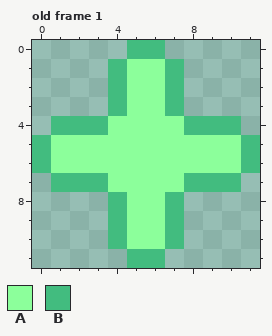
Two states of a pixel-art file, assets/aseprite/powerUps/life_up.aseprite. The picture above was drawn from the file before the commit.
12x12 pixels, 1 frame. Shown: old frame 1. The commit also changed other frames, which this record leaves out.
Palette (. is transparent): A #8cff9b  B #42bc7f
Pixels before, old frame 1, first column x 0:
 0 .....BB.....
 1 ....BAAB....
 2 ....BAAB....
 3 ....BAAB....
 4 .BBBAAAABBB.
 5 BAAAAAAAAAAB
 6 BAAAAAAAAAAB
 7 .BBBAAAABBB.
 8 ....BAAB....
 9 ....BAAB....
10 ....BAAB....
11 .....BB.....
The same view after the edit:
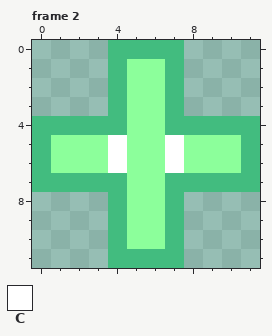
Colours new in this view: C #ffffff
A new or re-ordered frame is compared with the old frame closest to it.
What changed:
frames 1 -> 8
Frame 2 is new; against old frame 1:
Colour B is added in row 0 at x 4 and 7; in row 4 at x 0 and 11; in row 7 at x 0 and 11; in row 11 at x 4 and 7.
Colour B replaces colour A in row 4 at x 4 and 7; in row 7 at x 4 and 7.
Colour C replaces colour A in rows 5 to 6 at x 4 and 7.
Boxes around the changes in both pictures, in picture pixels (x1, y1, x2, y2):
changed: (32, 40, 260, 268)
